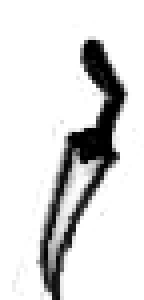
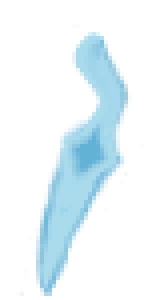
Before/after of a (144, 300) layered artwork. What changed in the layer stack:
painted on "Layer #1" over [12, 32, 136, 300]
painted on "Layer #2" over [40, 152, 104, 272]
